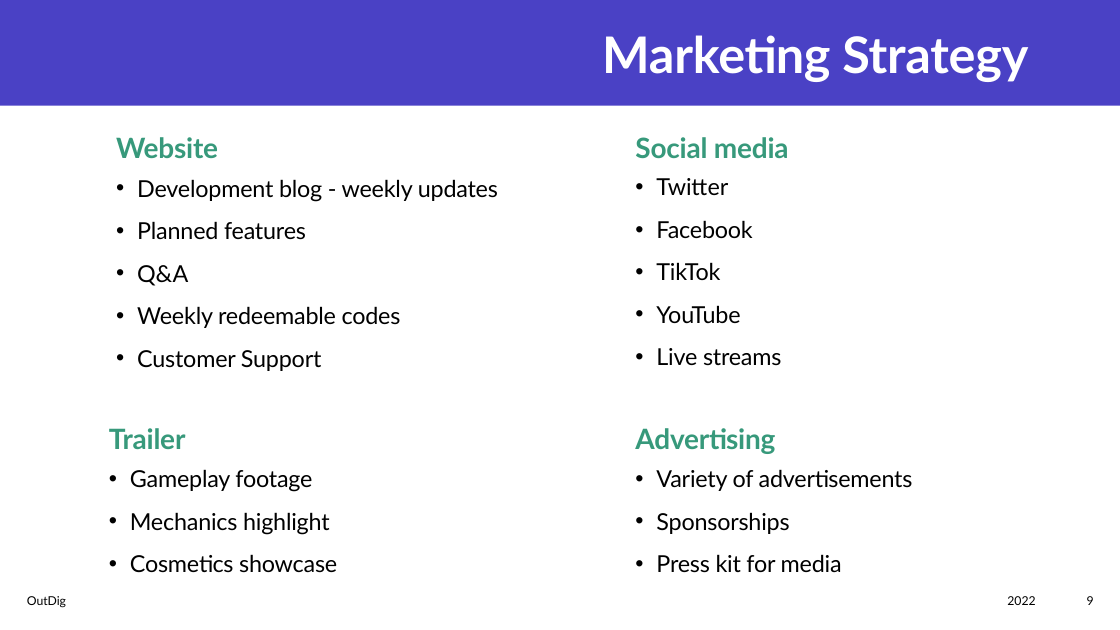
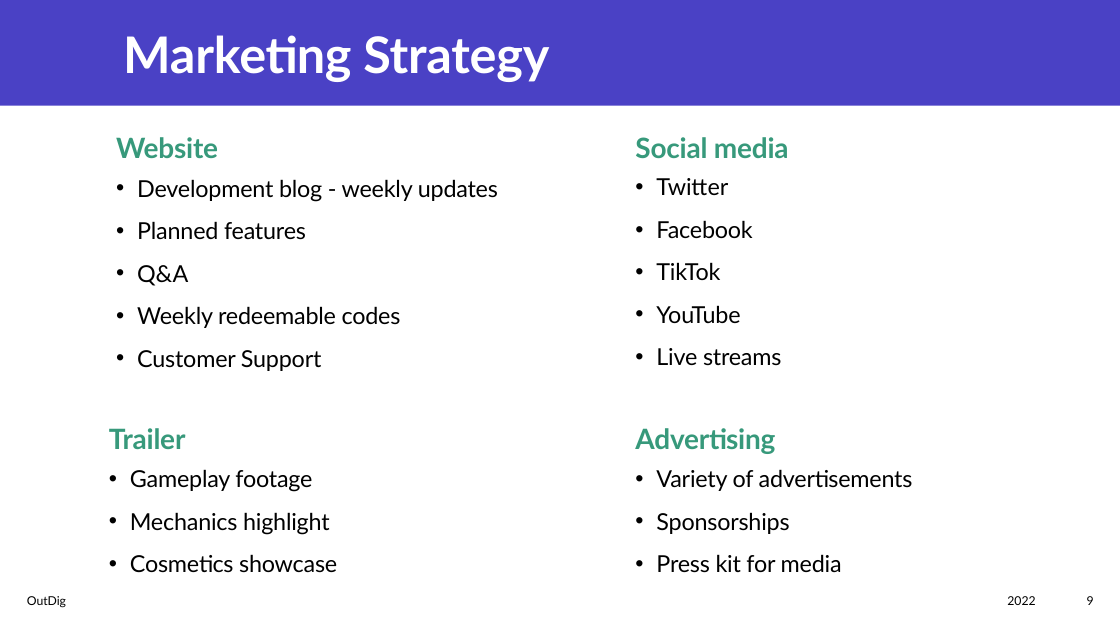
Before and after one commit to Joe34441/IndieDevPPT, a slide deck: slide 9 of CT6018 Joe Mason s4001719.pptx. Drawn at 1120x630 pixels with LibreOffice and Linux fonts; fonts in the diff are those of the drawing. Boxes give left, top, right and bottom in pixels: in the first picture for what was removed or moved away, otherwise in the second. Text is boxed around its words. In the diff, an @@ line names an element or a change of style, - is before the commit and + after.

```diff
--- a/CT6018 Joe Mason s4001719.pptx
+++ b/CT6018 Joe Mason s4001719.pptx
@@ title "Marketing Strategy" at bbox=[123, 35, 549, 81]: alignment right to left @@
```
Also in this commit, not shown: 9 other slides changed.
